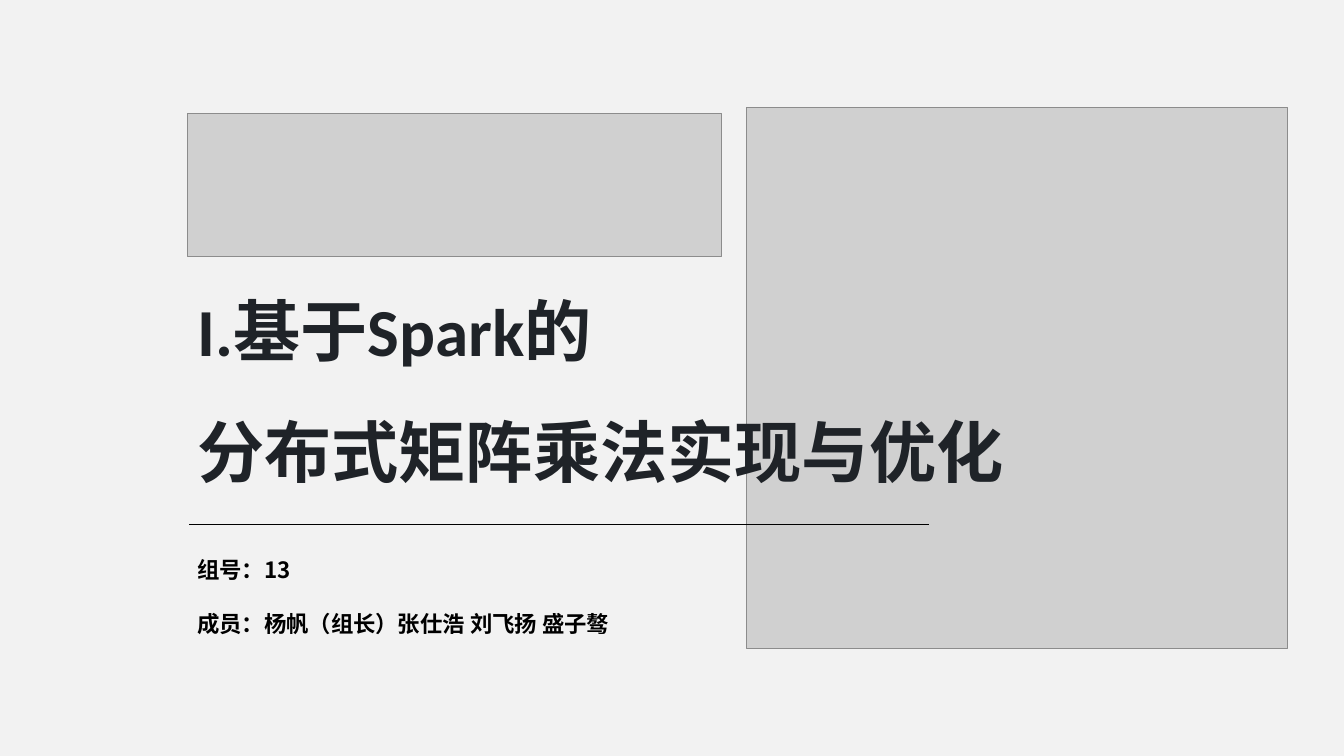
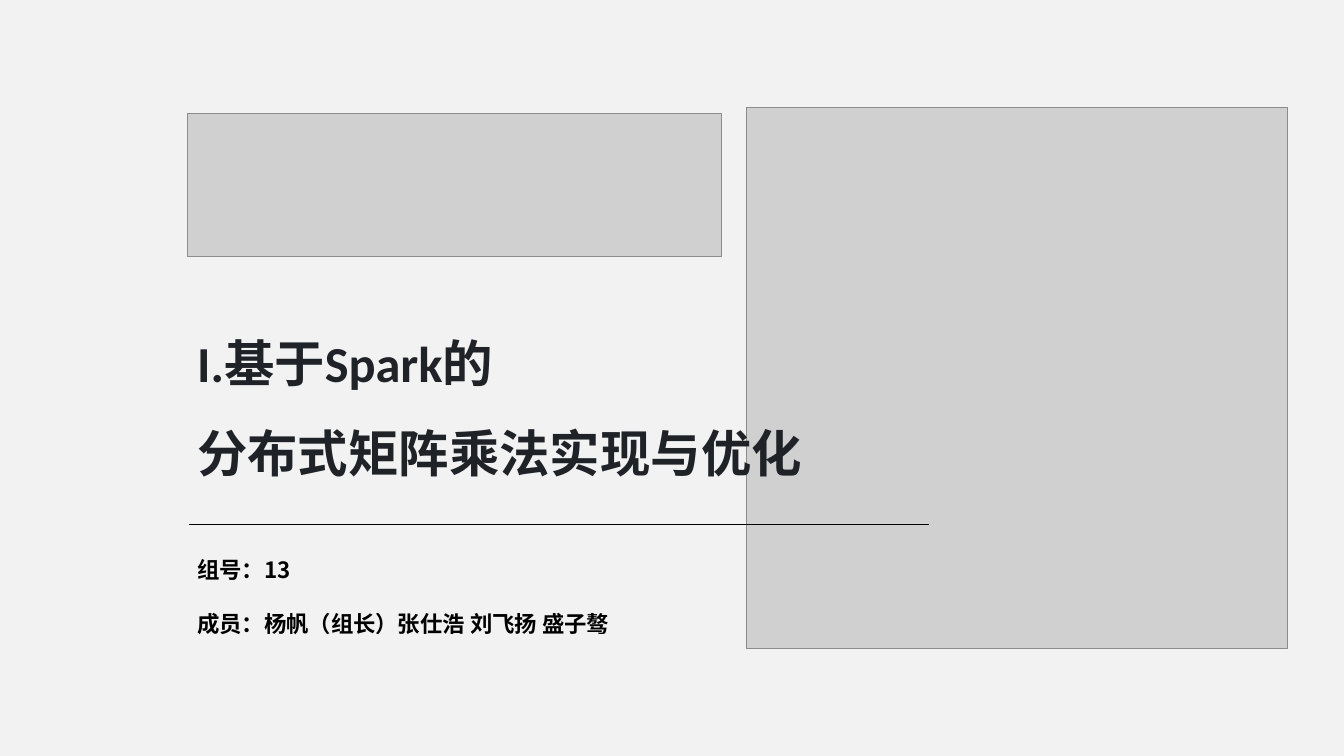
Before and after one commit to YangFan0918/assignment-submission-template, a slide deck: slide 1 of 汇报ppt.pptx. Drawn at 1344x756 pixels with LibreOffice and Linux fonts; fonts in the diff are those of the drawing; grey boxes stand for pictures; background and template pictures are left out. Boxes give left, top, right and bottom in pixels: in the first picture for what was removed or moved away, otherwise in the second. Text is boxed around its words. In the diff, an @@ line names an element or a change of style, - is before the commit and + after.

```diff
--- a/汇报ppt.pptx
+++ b/汇报ppt.pptx
@@ text "I.基于Spark的": place and size @@
-text "I.基于Spark的" at (197, 301, 1003, 494)
+text "I.基于Spark的" at (197, 340, 802, 485)
@@ text "I.基于Spark的" at (197, 340, 802, 485): size 48 to 36 pt @@
```
Also in this commit, not shown: 6 other slides changed, 12 slides added, 13 slides removed, 3 other files.
